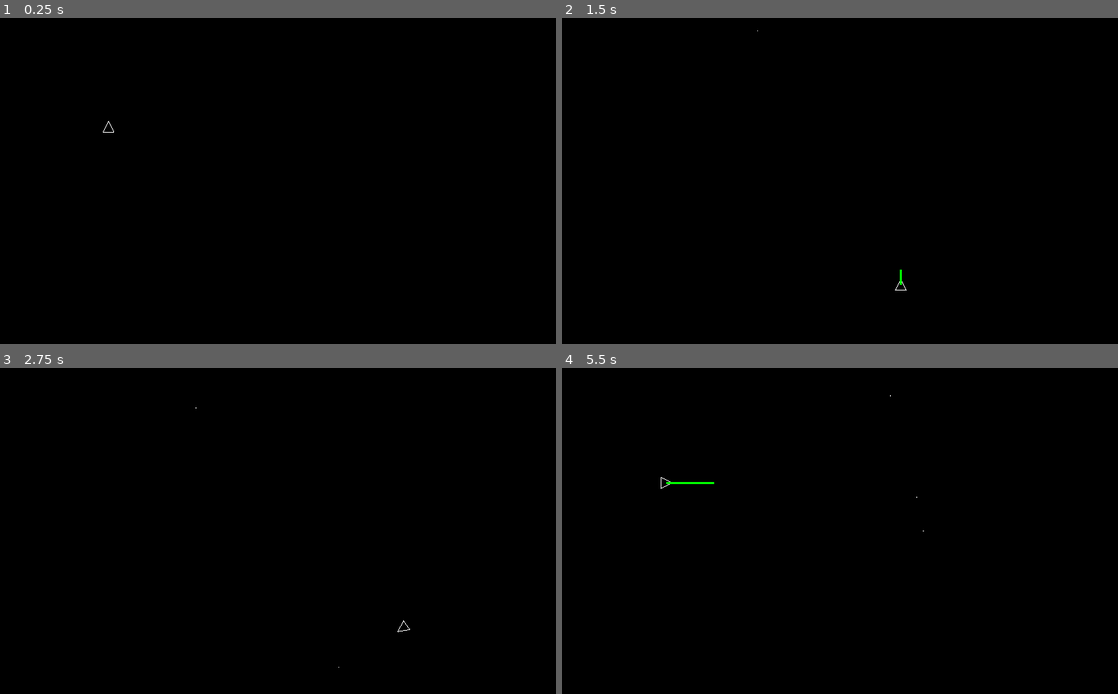
Above: before the commit, frames 1-4 (two rows, left to right).
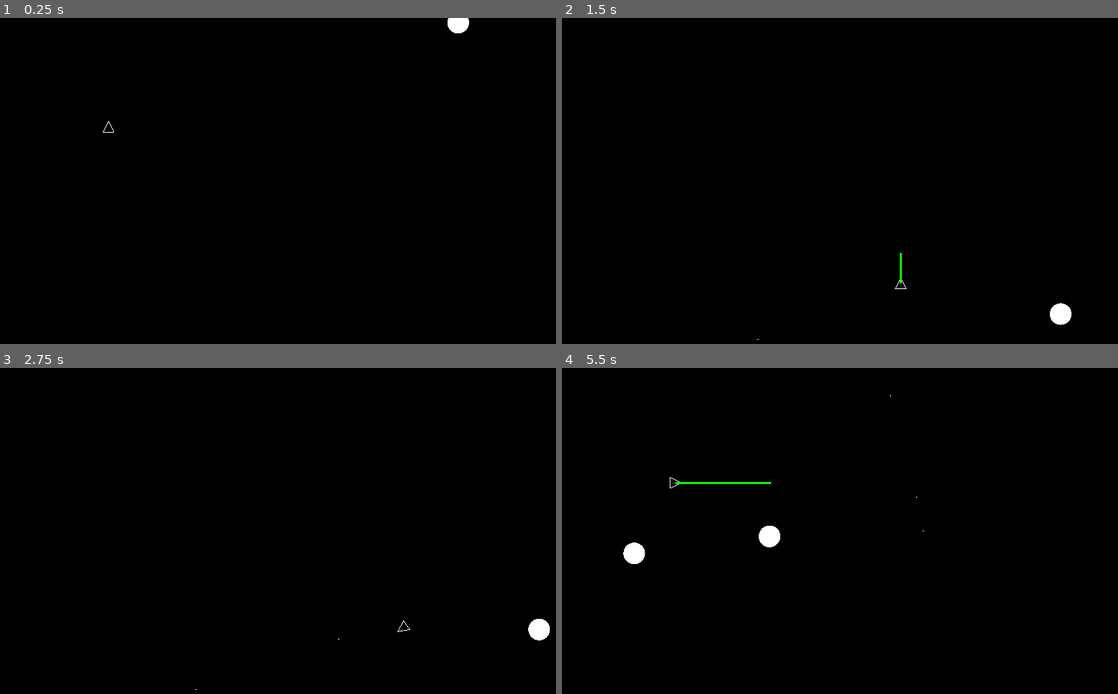
Above: after the commit, the same moments.

Repository: anderspitman/Asteroids1979
Game: Godot game, scene res://Main.tscn
The game is run twice, just before and just after one commit, with the same random seed, the same clock (stepped at 60 frames per second) and the same inputs.
Inputs:
- Up to frame 1 (0.25 s): no input
- Up to frame 2 (1.5 s): hold Up (ui_up) from 0.53 s (still down); tap Shift (shift) at 0.6, 1.35 s; tap Space (ui_select) at 0.77 s
- Up to frame 3 (2.75 s): tap Space (ui_select) at 1.52 s; release Up (ui_up) at 2.03 s; hold Left (ui_left) from 2.03 s (still down); tap Shift (shift) at 2.1 s
- Up to frame 4 (5.5 s): tap Shift (shift) every 0.75 s from 2.85 to 5.1 s; tap Space (ui_select) at 3.02, 3.77, 4.52 s; release Left (ui_left) at 4.28 s; hold Right (ui_right) 4.28-5.03 s; hold Up (ui_up) from 5.03 s (still down)

The runs differ from the first frame. In frame 1, 0.2% of the frame differs, in the area x 80-85%, y 0-5%; in frame 2, 0.2%; in frame 3, 0.2%; in frame 4, 0.5%, in the area x 11-40%, y 33-61%.

Commit message:
Implement asteroids and collisions

Diff:
--- /dev/null
+++ b/Asteroid.gd
@@ -0,0 +1,27 @@
+extends Area2D
+
+onready var viewport_size = get_viewport_rect().size
+
+var velocity = Vector2.ZERO
+
+const MIN_SPEED = 50
+const MAX_SPEED = 100
+
+func _ready():
+	position = Vector2(rand_range(0, viewport_size.x), rand_range(0, viewport_size.y))
+	var dir = rand_range(0, 2*PI)
+	velocity = Vector2.UP.rotated(dir) * rand_range(MIN_SPEED, MAX_SPEED)
+
+func _draw():
+	draw_circle(Vector2.ZERO, 20, Color.white)
+
+func _process(delta):
+	position += velocity * delta
+	position.x = wrapf(position.x, 0, viewport_size.x)
+	position.y = wrapf(position.y, 0, viewport_size.y)
+
+
+func _on_Asteroid_area_entered(area):
+	if area.is_in_group("Bullets"):
+		queue_free()
+		area.queue_free()
--- /dev/null
+++ b/Asteroid.tscn
@@ -0,0 +1,14 @@
+[gd_scene load_steps=3 format=2]
+
+[ext_resource path="res://Asteroid.gd" type="Script" id=1]
+
+[sub_resource type="CircleShape2D" id=1]
+radius = 20.025
+
+[node name="Asteroid" type="Area2D" groups=["Asteroids"]]
+script = ExtResource( 1 )
+
+[node name="CollisionShape2D" type="CollisionShape2D" parent="."]
+shape = SubResource( 1 )
+
+[connection signal="area_entered" from="." to="." method="_on_Asteroid_area_entered"]
--- a/Bullet.gd
+++ b/Bullet.gd
@@ -1,4 +1,4 @@
-extends Node2D
+extends Area2D
 
 onready var viewport_size = get_viewport_rect().size
 
--- a/Bullet.tscn
+++ b/Bullet.tscn
@@ -1,8 +1,11 @@
-[gd_scene load_steps=2 format=2]
+[gd_scene load_steps=3 format=2]
 
 [ext_resource path="res://Bullet.gd" type="Script" id=1]
 
-[node name="Bullet" type="Node2D"]
+[sub_resource type="CircleShape2D" id=1]
+radius = 1.0
+
+[node name="Bullet" type="Area2D" groups=["Bullets"]]
 script = ExtResource( 1 )
 
 [node name="Timer" type="Timer" parent="."]
@@ -10,4 +13,7 @@
 one_shot = true
 autostart = true
 
+[node name="CollisionShape2D" type="CollisionShape2D" parent="."]
+shape = SubResource( 1 )
+
 [connection signal="timeout" from="Timer" to="." method="_on_Timer_timeout"]
--- a/Main.gd
+++ b/Main.gd
@@ -1,5 +1,12 @@
 extends Node
+
+const Asteroid := preload("res://Asteroid.tscn")
 
 
 func _init():
 	print("Hi there")
+
+
+func _on_Asteroid_spawn_timeout():
+	var asteroid = Asteroid.instance()
+	add_child(asteroid)
--- a/Main.tscn
+++ b/Main.tscn
@@ -1,10 +1,19 @@
-[gd_scene load_steps=3 format=2]
+[gd_scene load_steps=4 format=2]
 
 [ext_resource path="res://Main.gd" type="Script" id=1]
 [ext_resource path="res://Ship.tscn" type="PackedScene" id=2]
+[ext_resource path="res://Asteroid.tscn" type="PackedScene" id=3]
 
 [node name="Main" type="Node"]
 script = ExtResource( 1 )
 
 [node name="Ship" parent="." instance=ExtResource( 2 )]
 position = Vector2( 200, 200 )
+
+[node name="Asteroid" parent="." instance=ExtResource( 3 )]
+
+[node name="Timer" type="Timer" parent="."]
+wait_time = 3.0
+autostart = true
+
+[connection signal="timeout" from="Timer" to="." method="_on_Asteroid_spawn_timeout"]
--- a/Ship.gd
+++ b/Ship.gd
@@ -1,9 +1,10 @@
-extends Node2D
+extends Area2D
 
+const Asteroid := preload("res://Asteroid.tscn")
 const Bullet = preload("res://Bullet.tscn")
 
 const MAX_SPEED = 400
-const ACCELERATION = 4
+const ACCELERATION = 8
 const DECELERATION = ACCELERATION / 2
 
 var ship_points = PoolVector2Array()
@@ -77,3 +78,9 @@
 func wrap_viewport():
 	position.x = wrapf(position.x, 0, viewport_size.x)
 	position.y = wrapf(position.y, 0, viewport_size.y)
+
+func _on_Ship_area_entered(area):
+	if area.is_in_group("Asteroids"):
+		position.x = viewport_size.x / 2
+		position.y = viewport_size.y / 2
+		velocity = Vector2.ZERO
--- a/Ship.tscn
+++ b/Ship.tscn
@@ -1,6 +1,14 @@
-[gd_scene load_steps=2 format=2]
+[gd_scene load_steps=3 format=2]
 
 [ext_resource path="res://Ship.gd" type="Script" id=1]
 
-[node name="Ship" type="Node2D"]
+[sub_resource type="CircleShape2D" id=1]
+radius = 5.0
+
+[node name="Ship" type="Area2D"]
 script = ExtResource( 1 )
+
+[node name="CollisionShape2D" type="CollisionShape2D" parent="."]
+shape = SubResource( 1 )
+
+[connection signal="area_entered" from="." to="." method="_on_Ship_area_entered"]
